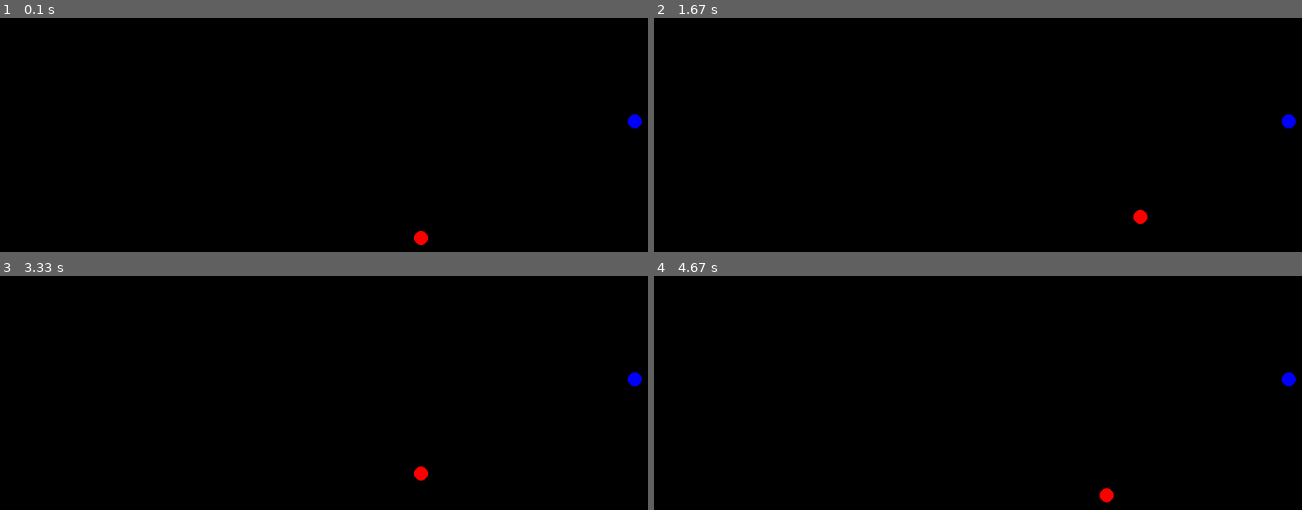
Above: before the commit, frames 1-4 (two rows, left to right).
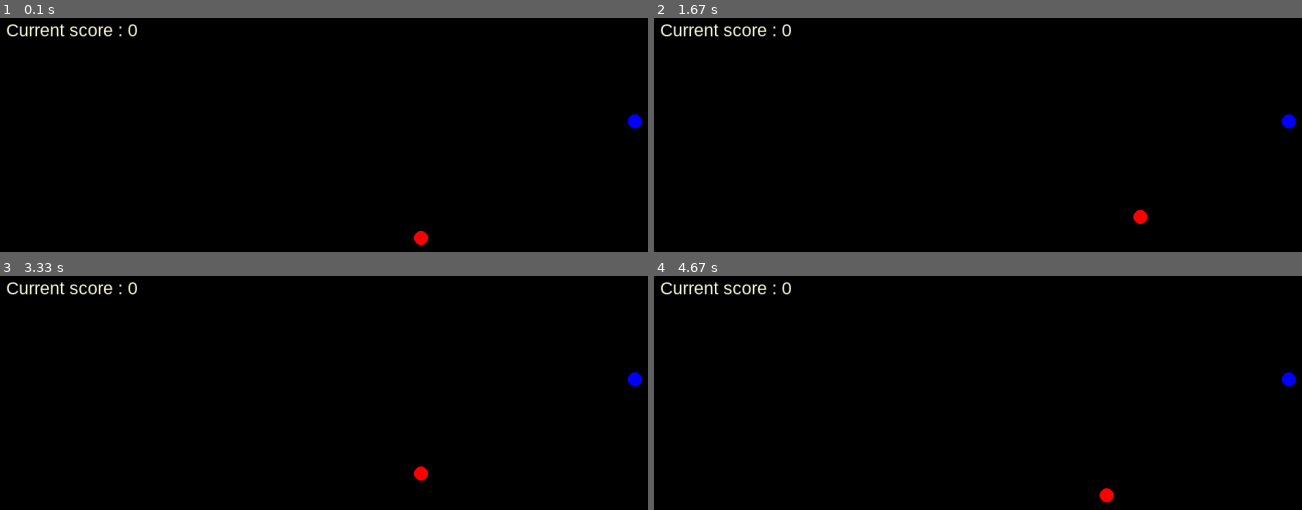
Above: after the commit, the same moments.

Repository: Matthew-Reidy/pygame-snake
Game: pygame game, started from main.py
The game is run twice, just before and just after one commit, with the same random seed, the same clock (stepped at 60 frames per second) and the same inputs.
Inputs:
- Up to frame 1 (0.1 s): no input
- Up to frame 2 (1.67 s): hold D 0.33-0.8 s; hold W 0.83-1.13 s; hold D 1.17-1.63 s
- Up to frame 3 (3.33 s): hold A 1.67-2.2 s; hold S 2.23-2.53 s; hold A 2.57-2.97 s; hold W from 3 s (still down)
- Up to frame 4 (4.67 s): release W at 3.37 s; hold D 3.4-4.03 s; hold S 4.07-4.43 s; hold A from 4.47 s (still down)

The runs differ from the first frame. In frame 1, 0.5% of the frame differs, in the area x 1-22%, y 2-9%; in frame 2, 0.5%; in frame 3, 0.5%; in frame 4, 0.5%.

Commit message:
score counter

Diff:
--- a/main.py
+++ b/main.py
@@ -1,18 +1,21 @@
-# Example file showing a circle moving on screen
 import pygame
 import random
 import math
 # pygame setup
 pygame.init()
 
+
 screen = pygame.display.set_mode((1280, 720))
 clock = pygame.time.Clock()
 
 pygame.display.set_caption('Snake')
 
+
 dt = 0
 
 COLLISION = pygame.USEREVENT + 1
+
+GAME_OUTCOME = pygame.USEREVENT + 2
 
 DEFAULT_CIRCLE_RADIUS = 10
 
@@ -24,13 +27,17 @@
 
     player_pos = pygame.Vector2(screen.get_width() / 2, screen.get_height() / 2)
 
+    myfont = pygame.font.SysFont("Arial", 25)
+
     rand_pos = RandPos(player_pos)
-
-    pygame.key.set_repeat(500, 100)
 
     chain = []
 
     while running:
+
+        screen.fill("black")
+
+        gameCounter(chain, myfont)
 
         for event in pygame.event.get():
             if event.type == pygame.QUIT:
@@ -45,23 +52,20 @@
                 else:
                     chain.append(pygame.Vector2(chain[len(chain) - 1 ].x, chain[len(chain) - 1 ].y + 20))
                     print(chain)
+            if event.type == GAME_OUTCOME:
+                running = False
 
-        screen.fill("black")
-
+        #food node
         pygame.draw.circle(screen, "blue", rand_pos, DEFAULT_CIRCLE_RADIUS)
+        #body head node
         pygame.draw.circle(screen, "red", player_pos, DEFAULT_CIRCLE_RADIUS)
 
-        #this moves one snake body node each frame
         moveBody(chain)
 
         keys = pygame.key.get_pressed()
         if keys[pygame.K_w]:
 
             player_pos.y -= MOVEMENT_SPEED * dt
-
-            if len(chain) != 0:
-                chain[0].y = player_pos.y + 20
-                chain[0].x = player_pos.x
 
         if keys[pygame.K_s]:
 
@@ -71,26 +75,14 @@
 
             player_pos.x -= MOVEMENT_SPEED * dt
 
-            if len(chain) != 0:
-                chain[0].y = player_pos.y
-                chain[0].x = player_pos.x + 20
-
         if keys[pygame.K_d]:
 
             player_pos.x += MOVEMENT_SPEED * dt
 
-            if len(chain) != 0:
-                chain[0].y = player_pos.y
-                chain[0].x = player_pos.x - 20
-
         detectCircleCollision(rand_pos, player_pos)
 
-        # flip() the display to put your work on screen
         pygame.display.flip()
 
-        # limits FPS to 60
-        # dt is delta time in seconds since last frame, used for framerate-
-        # independent physics.
         dt = clock.tick(60) / 1000
 
 
@@ -98,6 +90,7 @@
 
 
 def RandPos(player_pos : pygame.Vector2 ) -> pygame.Vector2:
+
     #produce X,Y coordinates until the coordinates are valid
     #valid coordinates are coordinates that do not match the snake head node
     invalidCoordinates = True
@@ -111,6 +104,7 @@
             return pygame.Vector2(pos_x, pos_y)
 
 def detectCircleCollision(rand_pos : pygame.Vector2, player_pos: pygame.Vector2) -> None:
+
     # distance between two coordinates on the grid
     inner = (rand_pos.x - player_pos.x)**2 + (rand_pos.y - player_pos.y)**2
 
@@ -121,12 +115,15 @@
 
 
 def moveBody(chain) -> None:
-    for vec in chain :
-        pygame.draw.circle(screen, "red", vec, DEFAULT_CIRCLE_RADIUS)
+    for vector in range(len(chain)):
+        pygame.draw.circle(screen, "red", chain[vector], DEFAULT_CIRCLE_RADIUS)
 
-def gameCounter(chain) -> None:
-    #keeps track of how much snake food has been eaten
-    #and increases movement speed with each bite taken
-    pass
+
+def gameCounter(chain, font) -> None:
+
+    score = len(chain)
+    label = font.render(f"Current score : {score}", 1, (255,255,225))
+    screen.blit(label, (50,50))
+
 
 main()
